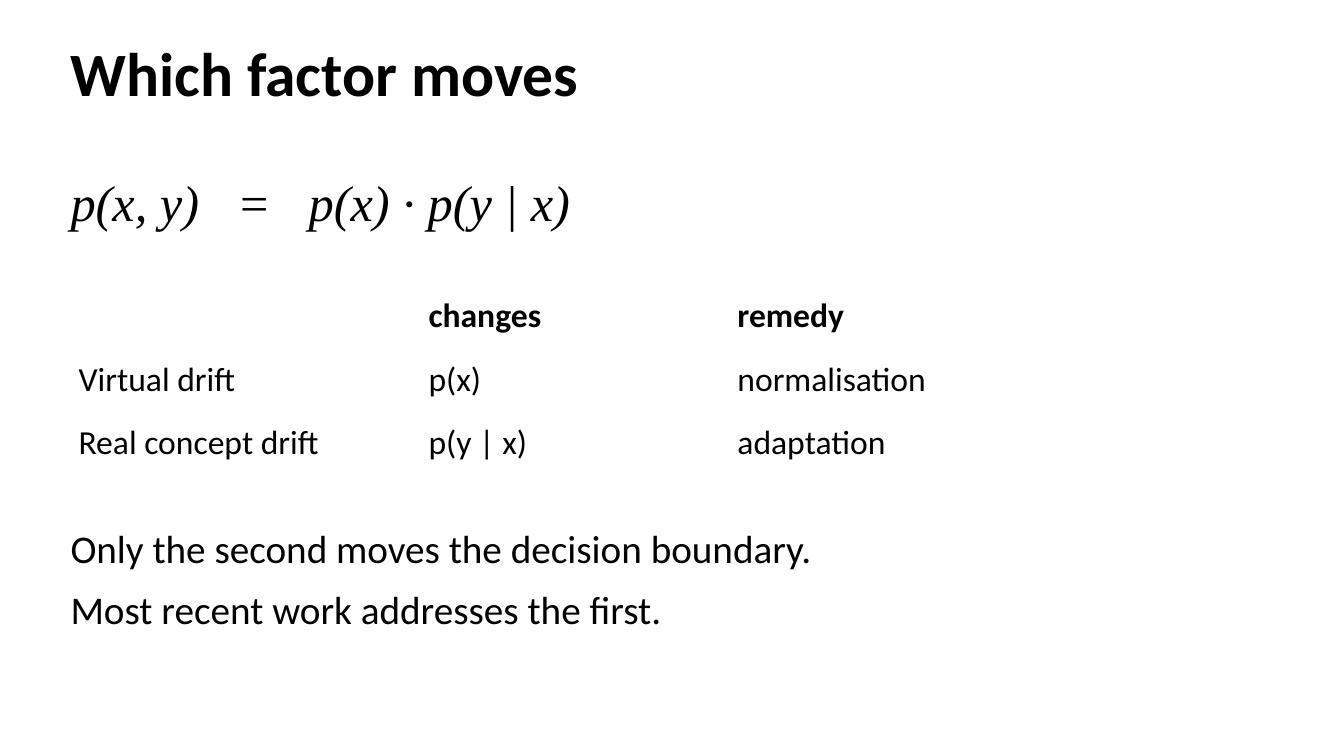
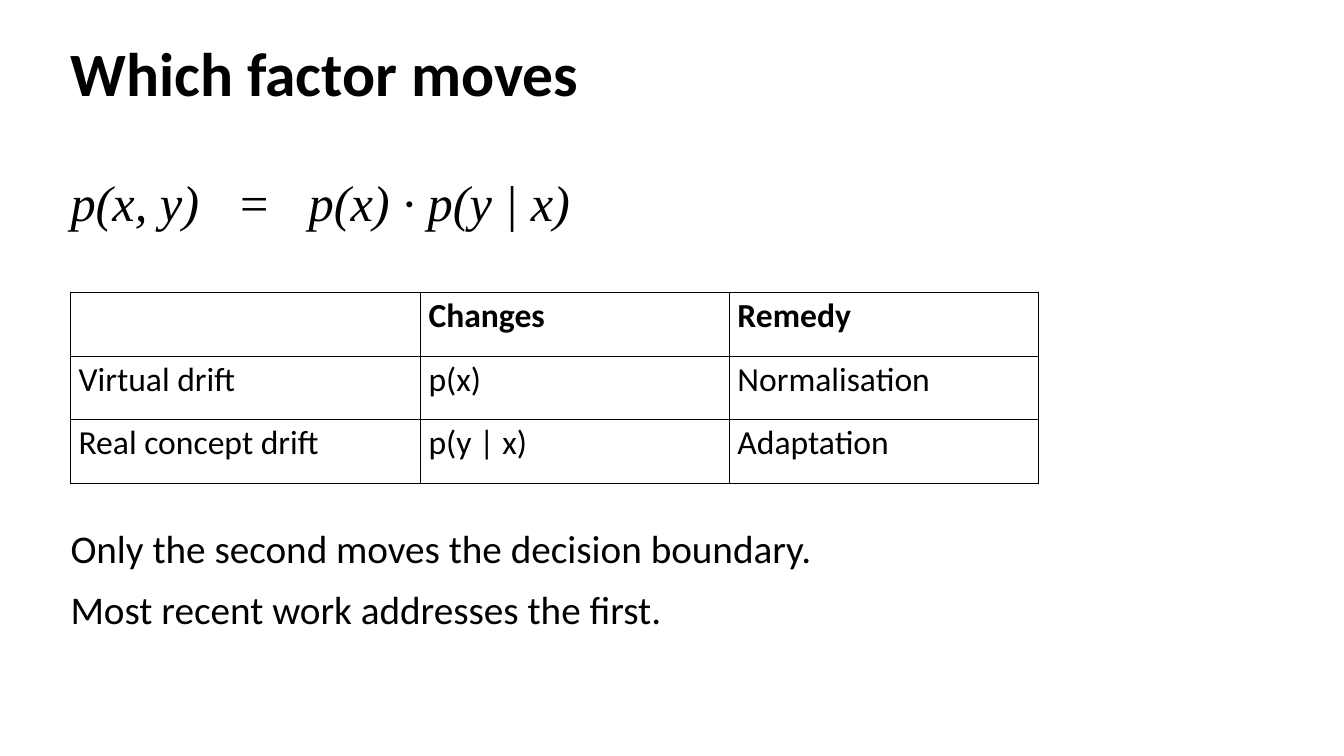
Before and after one commit to phuong0111/time-series-research, a slide deck: slide 6 of data-drift/seminar.pptx. Drawn at 1344x756 pixels with LibreOffice and Linux fonts; fonts in the diff are those of the drawing. Boxes give left, top, right and bottom in pixels: in the first picture for what was removed or moved away, otherwise in the second. Text is boxed around its words. In the diff, an @@ line names an element or a change of style, - is before the commit and + after.

```diff
--- a/data-drift/seminar.pptx
+++ b/data-drift/seminar.pptx
@@ table at (x1=71, y1=292, x2=1037, y2=484) @@
-row 1, column 2: changes
+row 1, column 2: Changes
-row 1, column 3: remedy
+row 1, column 3: Remedy
-row 2, column 3: normalisation
+row 2, column 3: Normalisation
-row 3, column 3: adaptation
+row 3, column 3: Adaptation
@@ borders changed @@
```
Also in this commit, not shown: 15 other slides changed, 1 other file.
